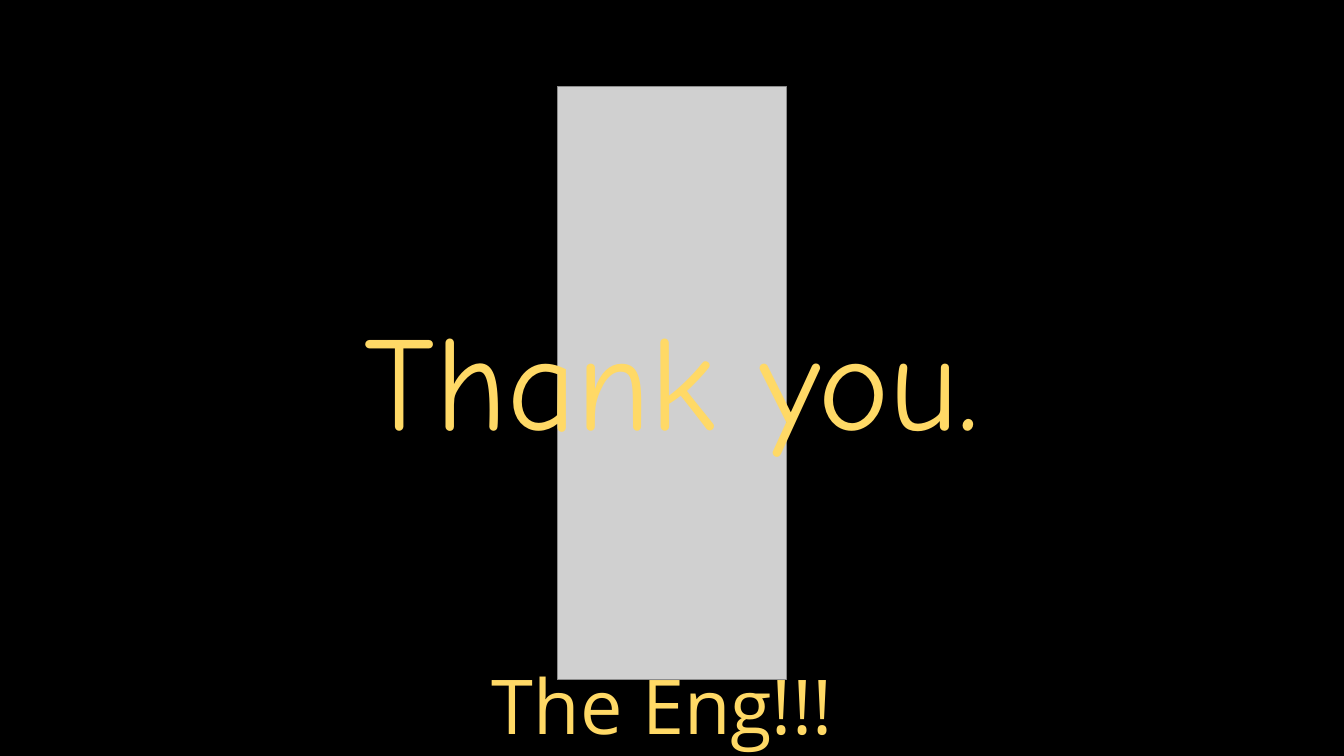
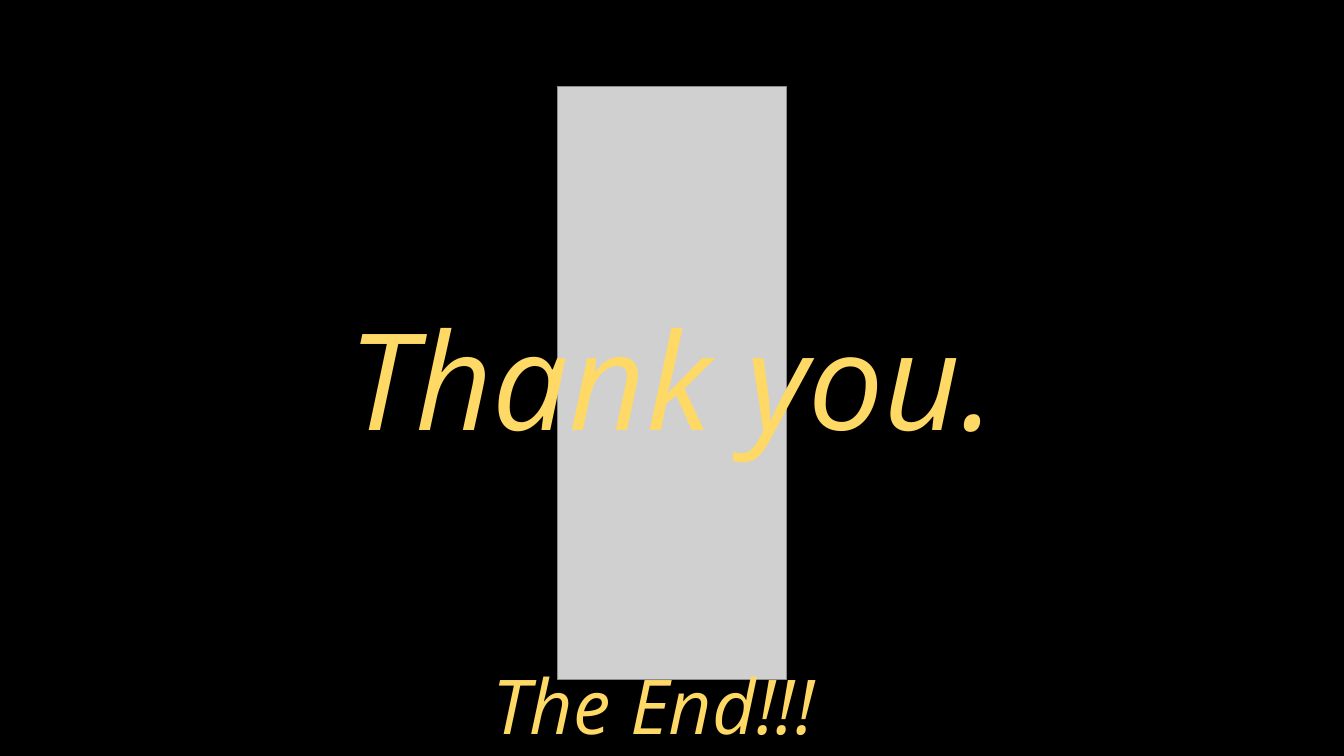
Before and after one commit to DengMalou94/DataAnalytic, a slide deck: slide 11 of AnalyticPresentation.pptx. Drawn at 1344x756 pixels with LibreOffice and Linux fonts; fonts in the diff are those of the drawing; grey boxes stand for pictures. Boxes give left, top, right and bottom in pixels: in the first picture for what was removed or moved away, otherwise in the second. Text is boxed around its words. In the diff, an @@ line names an element or a change of style, - is before the commit and + after.

```diff
--- a/AnalyticPresentation.pptx
+++ b/AnalyticPresentation.pptx
@@ text "Thank you." at <box>348,305,995,464</box>: font Comic Neue to Open Sans, italic on @@
@@ text at <box>492,664,814,735</box>: text changed; italic on @@
-The Eng!!!
+The End!!!
```
Also in this commit, not shown: 1 other slide changed.
